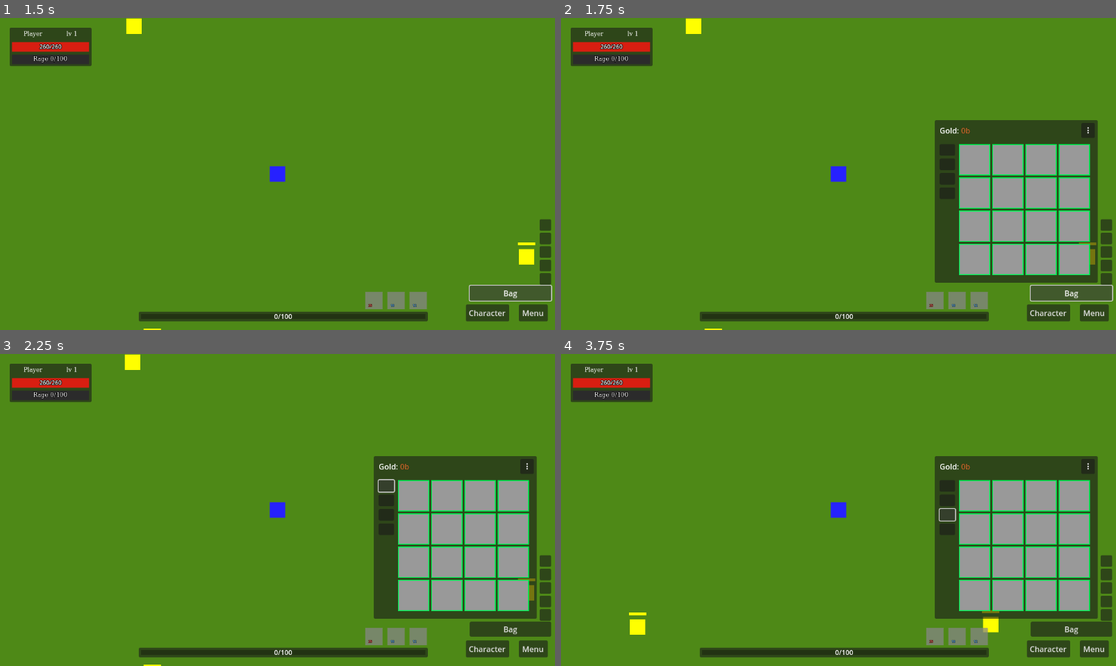
Above: before the commit, frames 1-4 (two rows, left to right).
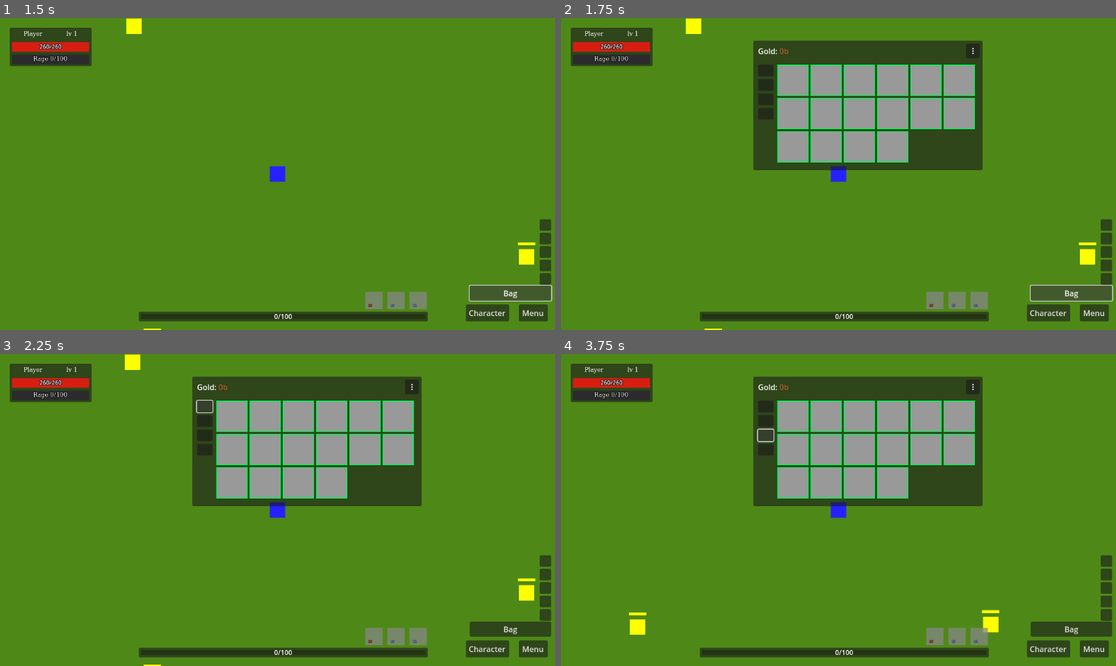
Above: after the commit, the same moments.

Repository: denisshkytko/mmo-mvp-godot
Game: Godot game, scene res://game/scenes/Main.tscn
The game is run twice, just before and just after one commit, with the same random seed, the same clock (stepped at 60 frames per second) and the same inputs. This scene is started directly instead of the project's main scene. The engine's default icon, where the game draws it, is replaced by a stand-in: a white triangle on a blue panel in a dark square.
Inputs (mouse positions are in pixels of both pictures, inside the frame that each line leads up to; where the layout moved, square brackets give the same spot in the first picture):
- Up to frame 1 (1.5 s): drag from (416, 301) to (88, 326) at 0.52 s; click "Bag" at 1.25 s
- Up to frame 2 (1.75 s): no input
- Up to frame 3 (2.25 s): click (205, 407) [388, 485] at 2 s
- Up to frame 4 (3.75 s): click (766, 419) [949, 500] at 2.75 s; click (766, 435) [949, 516] at 3.5 s

Frame 1 is identical in both runs. In frame 2, 31% of the frame differs, in the area x 34-97%, y 7-85%; in frame 3, 31%; in frame 4, 31%.

Commit message:
Fix inventory layout on first open

Diff:
--- a/ui/game/hud/inventory_hud.gd
+++ b/ui/game/hud/inventory_hud.gd
@@ -126,14 +126,14 @@
 	_hook_slot_panels()
 	_auto_bind_player()
 	_load_grid_columns()
-	# Capture the bottom-right anchor based on where you placed the panel in the scene.
-	# This anchor will be used for all future resizes so the panel grows up+left.
+	await _force_initial_layout()
+	_refresh()
+	# Capture the bottom-right anchor after at least one refresh so the rect is valid.
 	await get_tree().process_frame
 	var rect := panel.get_global_rect()
-	_panel_anchor_br = rect.position + rect.size
-	_panel_anchor_valid = true
-	await _force_initial_layout()
-	_refresh()
+	if rect.size.x > 10.0 and rect.size.y > 10.0:
+		_panel_anchor_br = rect.position + rect.size
+		_panel_anchor_valid = true
 
 func set_player(p: Node) -> void:
 	player = p
@@ -191,15 +191,16 @@
 		_hide_settings()
 	else:
 		await _force_initial_layout()
+		# Two-frame stabilization so GridContainer lays out correctly on first open.
+		await get_tree().process_frame
+		_layout_dirty = true
+		_last_applied_columns = -1
+		_refresh()
 		await get_tree().process_frame
 		var rect := panel.get_global_rect()
 		if rect.size.x > 10.0 and rect.size.y > 10.0:
 			_panel_anchor_br = rect.position + rect.size
 			_panel_anchor_valid = true
-		_layout_dirty = true
-		_last_applied_columns = -1
-		_refresh()
-		await get_tree().process_frame
 		_layout_dirty = true
 		_last_applied_columns = -1
 		_refresh()
